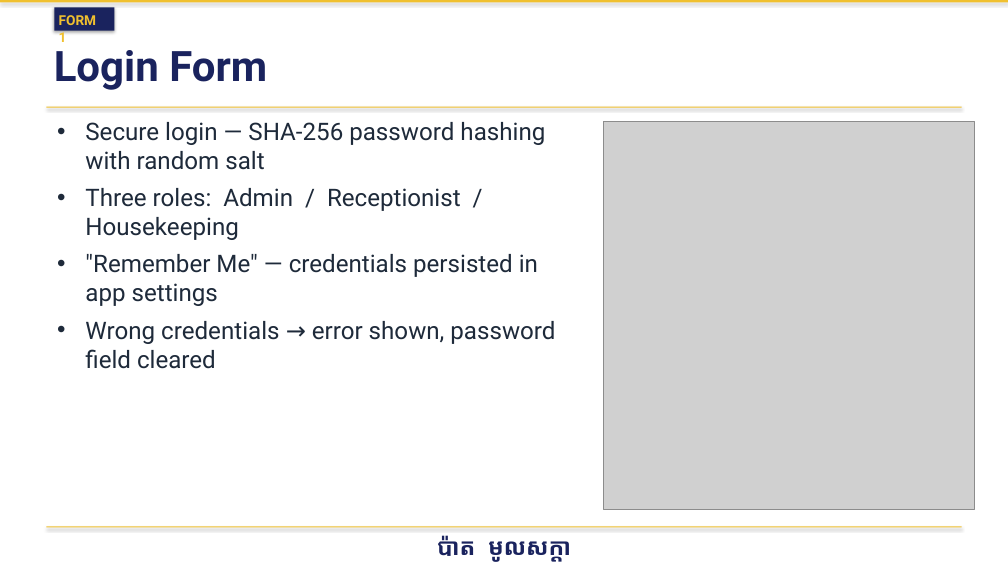
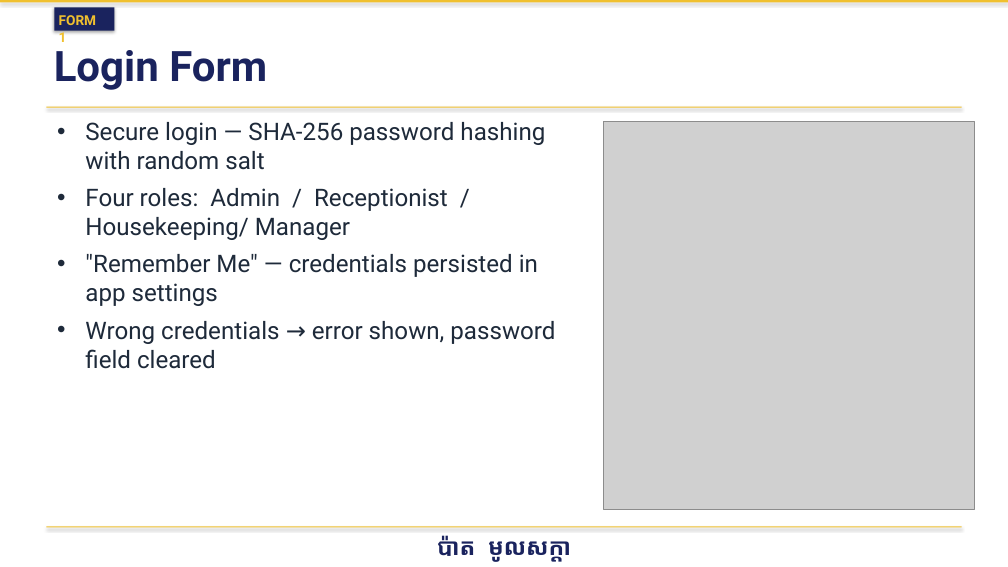
Before and after one commit to Vireakrom/hotel-management-system-OOAD, a slide deck: slide 4 of Documentation/HotelManagementSystem.pptx. Drawn at 1008x567 pixels with LibreOffice and Linux fonts; fonts in the diff are those of the drawing; grey boxes stand for pictures. Boxes give left, top, right and bottom in pixels: in the first picture for what was removed or moved away, otherwise in the second. Text is boxed around its words. In the diff, an @@ line names an element or a change of style, - is before the commit and + after.

Commit message:
Clarify roles and update docs

```diff
--- a/Documentation/HotelManagementSystem.pptx
+++ b/Documentation/HotelManagementSystem.pptx
@@ text at [85,188,448,240]: text changed @@
-• Three roles: Admin / Receptionist / Housekeeping
+• Four roles: Admin / Receptionist / Housekeeping/ Manager
```
Also in this commit, not shown: 13 other slides changed, 13 other files.
